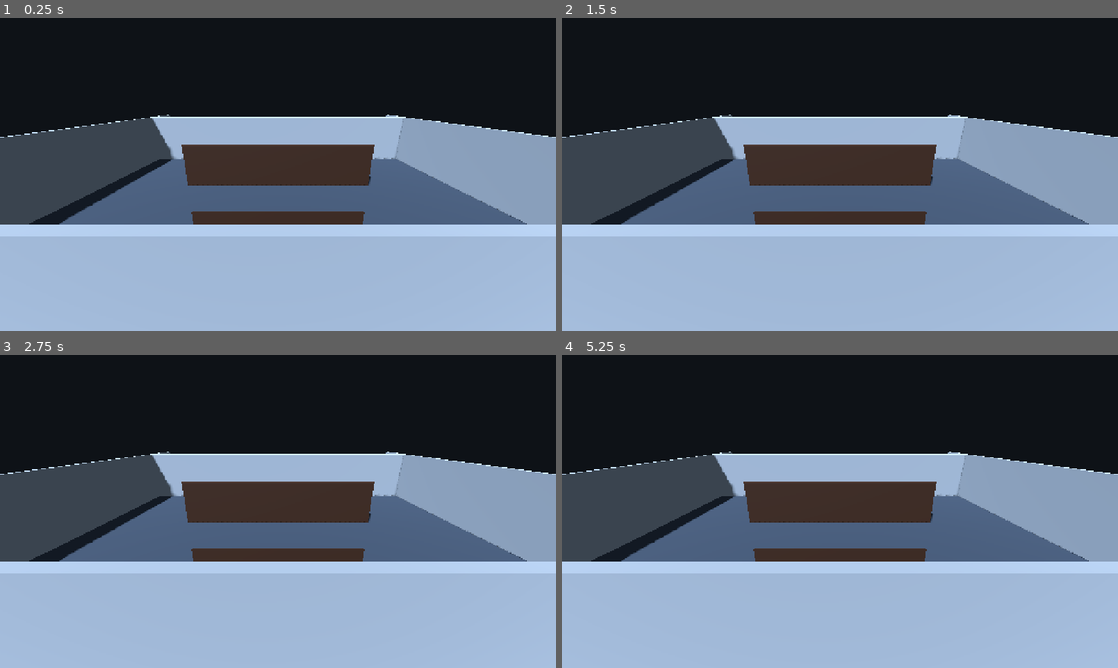
Above: before the commit, frames 1-4 (two rows, left to right).
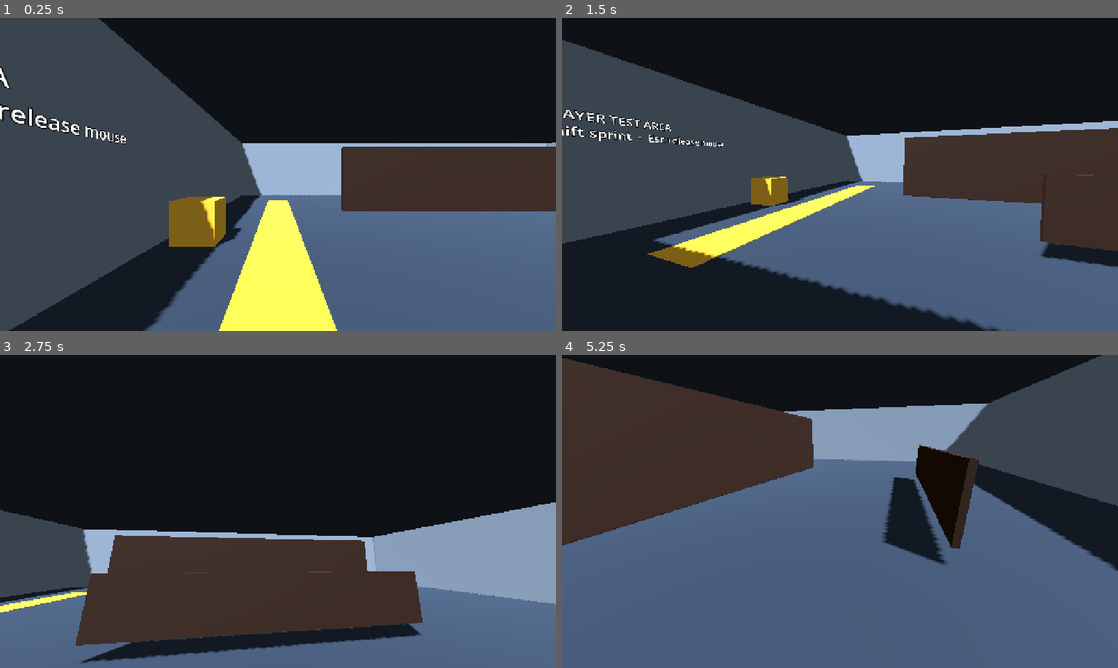
Above: after the commit, the same moments.

Repository: SE2026-T10/CampusEscape3D-2
Game: Godot game, scene res://scenes/level/library_graybox.tscn
The game is run twice, just before and just after one commit, with the same random seed, the same clock (stepped at 60 frames per second) and the same inputs.
Inputs (mouse positions are in pixels of both pictures, inside the frame that each line leads up to):
- Up to frame 1 (0.25 s): no input
- Up to frame 2 (1.5 s): tap Enter at 0.5 s; move the mouse to (962, 158) at 0.52 s; hold D (move_right, bound only after the commit) 0.53-1.28 s; hold Shift (sprint, bound only after the commit) 0.53-1.28 s; click (962, 158) at 0.67 s; move the mouse to (728, 190) at 1.27 s; hold S (move_backward, bound only after the commit) from 1.28 s (still down); tap Shift (sprint, bound only after the commit) at 1.35 s; click (728, 190) at 1.42 s
- Up to frame 3 (2.75 s): move the mouse to (333, 442) at 2.02 s; release S (move_backward, bound only after the commit) at 2.03 s; hold D (move_right, bound only after the commit) from 2.03 s (still down); hold Shift (sprint, bound only after the commit) from 2.03 s (still down); click (333, 442) at 2.17 s
- Up to frame 4 (5.25 s): move the mouse to (812, 574) at 2.77 s; release D (move_right, bound only after the commit) at 2.78 s; release Shift (sprint, bound only after the commit) at 2.78 s; hold W (move_forward, bound only after the commit) 2.78-3.53 s; tap Shift (sprint, bound only after the commit) at 2.85, 4.35 s; click (812, 574) at 2.92 s; move the mouse to (1006, 558) at 3.52 s; hold Shift (sprint, bound only after the commit) 3.53-4.28 s; hold A (move_left, bound only after the commit) 3.53-5.03 s; click (1006, 558) at 3.67 s; tap Escape (release_mouse, bound only after the commit) at 4.15 s; move the mouse to (673, 464) at 4.27 s; click (673, 464) at 4.42 s; move the mouse to (867, 511) at 5.02 s; hold S (move_backward, bound only after the commit) from 5.03 s (still down); hold Shift (sprint, bound only after the commit) from 5.03 s (still down); click (867, 511) at 5.17 s

The runs differ from the first frame. In frame 1, 67% of the frame differs, in the area x 0-100%, y 0-100%; in frame 2, 62%; in frame 3, 61%; in frame 4, 81%.

Commit message:
phase 2

Diff:
--- a/project.godot
+++ b/project.godot
@@ -24,6 +24,39 @@
 window/size/window_height_override=720
 window/stretch/mode="canvas_items"
 
+[input]
+
+move_forward={
+"deadzone": 0.2,
+"events": [Object(InputEventKey,"resource_local_to_scene":false,"resource_name":"","device":-1,"window_id":0,"alt_pressed":false,"shift_pressed":false,"ctrl_pressed":false,"meta_pressed":false,"pressed":false,"keycode":0,"physical_keycode":87,"key_label":0,"unicode":0,"location":0,"echo":false,"script":null)
+]
+}
+move_backward={
+"deadzone": 0.2,
+"events": [Object(InputEventKey,"resource_local_to_scene":false,"resource_name":"","device":-1,"window_id":0,"alt_pressed":false,"shift_pressed":false,"ctrl_pressed":false,"meta_pressed":false,"pressed":false,"keycode":0,"physical_keycode":83,"key_label":0,"unicode":0,"location":0,"echo":false,"script":null)
+]
+}
+move_left={
+"deadzone": 0.2,
+"events": [Object(InputEventKey,"resource_local_to_scene":false,"resource_name":"","device":-1,"window_id":0,"alt_pressed":false,"shift_pressed":false,"ctrl_pressed":false,"meta_pressed":false,"pressed":false,"keycode":0,"physical_keycode":65,"key_label":0,"unicode":0,"location":0,"echo":false,"script":null)
+]
+}
+move_right={
+"deadzone": 0.2,
+"events": [Object(InputEventKey,"resource_local_to_scene":false,"resource_name":"","device":-1,"window_id":0,"alt_pressed":false,"shift_pressed":false,"ctrl_pressed":false,"meta_pressed":false,"pressed":false,"keycode":0,"physical_keycode":68,"key_label":0,"unicode":0,"location":0,"echo":false,"script":null)
+]
+}
+sprint={
+"deadzone": 0.2,
+"events": [Object(InputEventKey,"resource_local_to_scene":false,"resource_name":"","device":-1,"window_id":0,"alt_pressed":false,"shift_pressed":false,"ctrl_pressed":false,"meta_pressed":false,"pressed":false,"keycode":0,"physical_keycode":4194325,"key_label":0,"unicode":0,"location":0,"echo":false,"script":null)
+]
+}
+release_mouse={
+"deadzone": 0.2,
+"events": [Object(InputEventKey,"resource_local_to_scene":false,"resource_name":"","device":-1,"window_id":0,"alt_pressed":false,"shift_pressed":false,"ctrl_pressed":false,"meta_pressed":false,"pressed":false,"keycode":0,"physical_keycode":4194305,"key_label":0,"unicode":0,"location":0,"echo":false,"script":null)
+]
+}
+
 [rendering]
 
 renderer/rendering_method="gl_compatibility"
--- a/scenes/level/library_graybox.tscn
+++ b/scenes/level/library_graybox.tscn
@@ -1,4 +1,6 @@
-[gd_scene load_steps=7 format=3]
+[gd_scene load_steps=18 format=3]
+
+[ext_resource type="PackedScene" path="res://scenes/player/player.tscn" id="1_player"]
 
 [sub_resource type="Environment" id="Environment_library"]
 background_mode = 1
@@ -20,6 +22,10 @@
 albedo_color = Color(0.19, 0.12, 0.075, 1)
 roughness = 0.82
 
+[sub_resource type="StandardMaterial3D" id="Material_test_marker"]
+albedo_color = Color(0.85, 0.62, 0.18, 1)
+roughness = 1.0
+
 [sub_resource type="BoxMesh" id="Box_floor"]
 material = SubResource("Material_floor")
 size = Vector3(24, 0.2, 18)
@@ -27,6 +33,37 @@
 [sub_resource type="BoxMesh" id="Box_wall"]
 material = SubResource("Material_wall")
 size = Vector3(24, 4, 0.25)
+
+[sub_resource type="BoxMesh" id="Box_shelf"]
+material = SubResource("Material_shelf")
+size = Vector3(4.32, 2.8, 0.195)
+
+[sub_resource type="BoxMesh" id="Box_table"]
+material = SubResource("Material_shelf")
+size = Vector3(6.72, 1.12, 0.1)
+
+[sub_resource type="BoxMesh" id="Box_sprint_lane"]
+material = SubResource("Material_test_marker")
+size = Vector3(1.2, 0.01, 12)
+
+[sub_resource type="BoxMesh" id="Box_crate"]
+material = SubResource("Material_test_marker")
+size = Vector3(1, 1, 1)
+
+[sub_resource type="BoxShape3D" id="Shape_floor"]
+size = Vector3(24, 0.2, 18)
+
+[sub_resource type="BoxShape3D" id="Shape_wall"]
+size = Vector3(24, 4, 0.25)
+
+[sub_resource type="BoxShape3D" id="Shape_shelf"]
+size = Vector3(4.32, 2.8, 0.195)
+
+[sub_resource type="BoxShape3D" id="Shape_table"]
+size = Vector3(6.72, 1.12, 0.1)
+
+[sub_resource type="BoxShape3D" id="Shape_crate"]
+size = Vector3(1, 1, 1)
 
 [node name="LibraryGraybox" type="Node3D"]
 
@@ -43,48 +80,110 @@
 mesh = SubResource("Box_floor")
 position = Vector3(0, -0.1, 0)
 
+[node name="StaticBody3D" type="StaticBody3D" parent="Floor"]
+
+[node name="CollisionShape3D" type="CollisionShape3D" parent="Floor/StaticBody3D"]
+shape = SubResource("Shape_floor")
+
 [node name="BackWall" type="MeshInstance3D" parent="."]
 mesh = SubResource("Box_wall")
 position = Vector3(0, 2, -8.875)
 
+[node name="StaticBody3D" type="StaticBody3D" parent="BackWall"]
+
+[node name="CollisionShape3D" type="CollisionShape3D" parent="BackWall/StaticBody3D"]
+shape = SubResource("Shape_wall")
+
 [node name="FrontWall" type="MeshInstance3D" parent="."]
 mesh = SubResource("Box_wall")
 position = Vector3(0, 2, 8.875)
+
+[node name="StaticBody3D" type="StaticBody3D" parent="FrontWall"]
+
+[node name="CollisionShape3D" type="CollisionShape3D" parent="FrontWall/StaticBody3D"]
+shape = SubResource("Shape_wall")
 
 [node name="LeftWall" type="MeshInstance3D" parent="."]
 mesh = SubResource("Box_wall")
 position = Vector3(-11.875, 2, 0)
 rotation_degrees = Vector3(0, 90, 0)
 
+[node name="StaticBody3D" type="StaticBody3D" parent="LeftWall"]
+
+[node name="CollisionShape3D" type="CollisionShape3D" parent="LeftWall/StaticBody3D"]
+shape = SubResource("Shape_wall")
+
 [node name="RightWall" type="MeshInstance3D" parent="."]
 mesh = SubResource("Box_wall")
 position = Vector3(11.875, 2, 0)
 rotation_degrees = Vector3(0, 90, 0)
 
+[node name="StaticBody3D" type="StaticBody3D" parent="RightWall"]
+
+[node name="CollisionShape3D" type="CollisionShape3D" parent="RightWall/StaticBody3D"]
+shape = SubResource("Shape_wall")
+
 [node name="ShelfRowA" type="MeshInstance3D" parent="."]
-mesh = SubResource("Box_wall")
-material_override = SubResource("Material_shelf")
+mesh = SubResource("Box_shelf")
 position = Vector3(-4, 1.4, -2)
-scale = Vector3(0.18, 0.7, 0.78)
+
+[node name="StaticBody3D" type="StaticBody3D" parent="ShelfRowA"]
+
+[node name="CollisionShape3D" type="CollisionShape3D" parent="ShelfRowA/StaticBody3D"]
+shape = SubResource("Shape_shelf")
 
 [node name="ShelfRowB" type="MeshInstance3D" parent="."]
-mesh = SubResource("Box_wall")
-material_override = SubResource("Material_shelf")
+mesh = SubResource("Box_shelf")
 position = Vector3(0, 1.4, -2)
-scale = Vector3(0.18, 0.7, 0.78)
+
+[node name="StaticBody3D" type="StaticBody3D" parent="ShelfRowB"]
+
+[node name="CollisionShape3D" type="CollisionShape3D" parent="ShelfRowB/StaticBody3D"]
+shape = SubResource("Shape_shelf")
 
 [node name="ShelfRowC" type="MeshInstance3D" parent="."]
-mesh = SubResource("Box_wall")
-material_override = SubResource("Material_shelf")
+mesh = SubResource("Box_shelf")
 position = Vector3(4, 1.4, -2)
-scale = Vector3(0.18, 0.7, 0.78)
+
+[node name="StaticBody3D" type="StaticBody3D" parent="ShelfRowC"]
+
+[node name="CollisionShape3D" type="CollisionShape3D" parent="ShelfRowC/StaticBody3D"]
+shape = SubResource("Shape_shelf")
 
 [node name="ReadingTable" type="MeshInstance3D" parent="."]
-mesh = SubResource("Box_wall")
-material_override = SubResource("Material_shelf")
+mesh = SubResource("Box_table")
 position = Vector3(0, 0.85, 4)
-scale = Vector3(0.28, 0.28, 0.4)
+
+[node name="StaticBody3D" type="StaticBody3D" parent="ReadingTable"]
+
+[node name="CollisionShape3D" type="CollisionShape3D" parent="ReadingTable/StaticBody3D"]
+shape = SubResource("Shape_table")
+
+[node name="PlayerTestArea" type="Node3D" parent="."]
+
+[node name="SprintLane" type="MeshInstance3D" parent="PlayerTestArea"]
+mesh = SubResource("Box_sprint_lane")
+position = Vector3(-9, 0.005, 0.5)
+
+[node name="TestCrate" type="StaticBody3D" parent="PlayerTestArea"]
+position = Vector3(-10.9, 0.5, 2)
+
+[node name="MeshInstance3D" type="MeshInstance3D" parent="PlayerTestArea/TestCrate"]
+mesh = SubResource("Box_crate")
+
+[node name="CollisionShape3D" type="CollisionShape3D" parent="PlayerTestArea/TestCrate"]
+shape = SubResource("Shape_crate")
+
+[node name="Sign" type="Label3D" parent="PlayerTestArea"]
+position = Vector3(-11.72, 2.4, 6)
+rotation_degrees = Vector3(0, 90, 0)
+text = "PLAYER TEST AREA
+WASD walk  ·  Shift sprint  ·  Esc release mouse"
+font_size = 48
+outline_size = 8
+
+[node name="Player" parent="." instance=ExtResource("1_player")]
+position = Vector3(-9, 0.05, 7)
 
 [node name="PreviewCamera" type="Camera3D" parent="."]
 transform = Transform3D(1, 0, 0, 0, 0.94, 0.342, 0, -0.342, 0.94, 0, 5.5, 11)
-current = true
--- /dev/null
+++ b/scenes/player/player.tscn
@@ -0,0 +1,22 @@
+[gd_scene load_steps=3 format=3]
+
+[ext_resource type="Script" path="res://scripts/player/player.gd" id="1_player"]
+
+[sub_resource type="CapsuleShape3D" id="Capsule_player"]
+radius = 0.35
+height = 1.8
+
+[node name="Player" type="CharacterBody3D"]
+script = ExtResource("1_player")
+
+[node name="CollisionShape3D" type="CollisionShape3D" parent="."]
+position = Vector3(0, 0.9, 0)
+shape = SubResource("Capsule_player")
+
+[node name="Head" type="Node3D" parent="."]
+position = Vector3(0, 1.6, 0)
+
+[node name="Camera3D" type="Camera3D" parent="Head"]
+current = true
+fov = 75.0
+near = 0.05
--- /dev/null
+++ b/scripts/player/player.gd
@@ -0,0 +1,111 @@
+class_name FirstPersonPlayer
+extends CharacterBody3D
+
+## Grounded first-person controller: walk, sprint, mouse look and gravity.
+##
+## There is deliberately no jump. The library has no vertical routes, and
+## jumping onto shelves or tables would let the player skip stealth sections
+## or climb out of the level.
+
+@export_group("Movement")
+## Walking speed in metres per second.
+@export var walk_speed := 3.5
+## Sprinting speed in metres per second. Sprinting will be noisy once hearing exists.
+@export var sprint_speed := 5.5
+## How quickly the player reaches the target speed (m/s²).
+@export var acceleration := 20.0
+## How quickly the player stops after input is released (m/s²).
+@export var deceleration := 25.0
+
+@export_group("Look")
+## Radians of rotation per pixel of mouse movement.
+@export var mouse_sensitivity := 0.0025
+## Highest angle the camera can look up or down.
+@export_range(10.0, 89.0) var max_pitch_degrees := 85.0
+
+@export_group("Safety")
+## If the player ever drops below this height they are returned to their spawn point.
+@export var fall_limit_y := -10.0
+
+var gravity: float = ProjectSettings.get_setting("physics/3d/default_gravity")
+
+var _spawn_transform: Transform3D
+
+@onready var head: Node3D = $Head
+@onready var camera: Camera3D = $Head/Camera3D
+
+
+func _ready() -> void:
+	_spawn_transform = global_transform
+	capture_mouse()
+
+
+func _unhandled_input(event: InputEvent) -> void:
+	if event.is_action_pressed("release_mouse"):
+		release_mouse()
+		get_viewport().set_input_as_handled()
+	elif event is InputEventMouseButton and event.pressed and not is_mouse_captured():
+		# Clicking the game window takes control again after Escape.
+		capture_mouse()
+		get_viewport().set_input_as_handled()
+	elif event is InputEventMouseMotion and is_mouse_captured():
+		apply_look(event.screen_relative * mouse_sensitivity)
+
+
+func _physics_process(delta: float) -> void:
+	if global_position.y < fall_limit_y:
+		respawn()
+		return
+
+	if not is_on_floor():
+		velocity.y -= gravity * delta
+
+	var input_dir := Input.get_vector("move_left", "move_right", "move_forward", "move_backward")
+	var target := get_target_velocity(input_dir, Input.is_action_pressed("sprint"))
+	var horizontal := calculate_horizontal_velocity(Vector3(velocity.x, 0.0, velocity.z), target, delta)
+	velocity.x = horizontal.x
+	velocity.z = horizontal.z
+	move_and_slide()
+
+
+## Converts 2D input (x = right, y = back) into a horizontal world velocity
+## relative to where the player is facing.
+func get_target_velocity(input_dir: Vector2, sprinting: bool) -> Vector3:
+	var direction := global_basis * Vector3(input_dir.x, 0.0, input_dir.y)
+	direction.y = 0.0
+	# limit_length keeps analog input proportional but stops diagonals being faster.
+	direction = direction.limit_length(1.0)
+	var speed := sprint_speed if sprinting else walk_speed
+	return direction * speed
+
+
+## Moves the current horizontal velocity toward the target at a fixed rate,
+## using the slower deceleration rate when there is no input.
+func calculate_horizontal_velocity(current: Vector3, target: Vector3, delta: float) -> Vector3:
+	var rate := acceleration if target.length_squared() > 0.0 else deceleration
+	return current.move_toward(target, rate * delta)
+
+
+## Turns the body left/right and tilts the head up/down. Values are in radians.
+func apply_look(look_delta: Vector2) -> void:
+	rotate_y(-look_delta.x)
+	var limit := deg_to_rad(max_pitch_degrees)
+	head.rotation.x = clampf(head.rotation.x - look_delta.y, -limit, limit)
+
+
+func respawn() -> void:
+	global_transform = _spawn_transform
+	velocity = Vector3.ZERO
+	head.rotation = Vector3.ZERO
+
+
+func capture_mouse() -> void:
+	Input.mouse_mode = Input.MOUSE_MODE_CAPTURED
+
+
+func release_mouse() -> void:
+	Input.mouse_mode = Input.MOUSE_MODE_VISIBLE
+
+
+func is_mouse_captured() -> bool:
+	return Input.mouse_mode == Input.MOUSE_MODE_CAPTURED
--- /dev/null
+++ b/tests/player_tests.gd
@@ -0,0 +1,190 @@
+extends RefCounted
+
+## Phase 2 first-person player tests. Called from tests/test_scene.gd.
+## Logic checks call the player's functions directly; movement checks load
+## the real library level, hold InputMap actions and step real physics frames.
+
+const LIBRARY_SCENE := "res://scenes/level/library_graybox.tscn"
+const PLAYER_SCENE := "res://scenes/player/player.tscn"
+const SPEED_TOLERANCE := 0.1
+# Inner faces of the library walls (wall centre ± half thickness).
+const ROOM_HALF_X := 11.75
+const ROOM_HALF_Z := 8.75
+const PLAYER_RADIUS := 0.35
+
+var failures: Array[String] = []
+var _host: Node
+
+
+func run(host: Node) -> Array[String]:
+	_host = host
+	_check_input_map()
+	_check_player_scene()
+	_check_movement_math()
+	await _check_movement_in_level()
+	_release_all_actions()
+	return failures
+
+
+func _expect(condition: bool, message: String) -> void:
+	if not condition:
+		failures.append("[player] " + message)
+
+
+func _check_input_map() -> void:
+	var expected := {
+		"move_forward": KEY_W, "move_backward": KEY_S,
+		"move_left": KEY_A, "move_right": KEY_D,
+		"sprint": KEY_SHIFT, "release_mouse": KEY_ESCAPE,
+	}
+	for action in expected:
+		_expect(InputMap.has_action(action), "InputMap is missing '%s'." % action)
+		if not InputMap.has_action(action):
+			continue
+		var bound := false
+		for event in InputMap.action_get_events(action):
+			if event is InputEventKey and event.physical_keycode == expected[action]:
+				bound = true
+		_expect(bound, "'%s' is not bound to %s." % [action, OS.get_keycode_string(expected[action])])
+	_expect(not InputMap.has_action("jump"), "A jump action exists, but jumping is out of scope for this level.")
+
+
+func _check_player_scene() -> void:
+	var player := (load(PLAYER_SCENE) as PackedScene).instantiate()
+	_expect(player is CharacterBody3D, "Player root must be a CharacterBody3D.")
+	_expect(player.get_node_or_null("CollisionShape3D") is CollisionShape3D, "Player needs a collision shape.")
+	var camera := player.get_node_or_null("Head/Camera3D") as Camera3D
+	_expect(camera != null and camera.current, "Player needs a current first-person camera at Head/Camera3D.")
+	_expect(player.sprint_speed > player.walk_speed, "Sprint speed must be higher than walk speed.")
+	player.free()
+
+
+func _check_movement_math() -> void:
+	var player: FirstPersonPlayer = (load(PLAYER_SCENE) as PackedScene).instantiate()
+	player.walk_speed = 3.5
+	player.acceleration = 20.0
+	player.deceleration = 25.0
+	# Inside the tree so global_basis and the @onready Head reference are valid.
+	_host.add_child(player)
+
+	var accelerated := player.calculate_horizontal_velocity(Vector3.ZERO, Vector3(3.5, 0, 0), 0.1)
+	_expect(is_equal_approx(accelerated.x, 2.0), "Acceleration step should be 20 m/s² × 0.1 s = 2.0, got %.3f." % accelerated.x)
+	var capped := player.calculate_horizontal_velocity(Vector3(3.0, 0, 0), Vector3(3.5, 0, 0), 0.1)
+	_expect(is_equal_approx(capped.x, 3.5), "Acceleration must not overshoot the target speed.")
+	var decelerated := player.calculate_horizontal_velocity(Vector3(3.5, 0, 0), Vector3.ZERO, 0.1)
+	_expect(is_equal_approx(decelerated.x, 1.0), "Deceleration step should leave 1.0 m/s, got %.3f." % decelerated.x)
+
+	# The player has no rotation yet, so forward is -Z.
+	var forward := player.get_target_velocity(Vector2(0, -1), false)
+	_expect(forward.is_equal_approx(Vector3(0, 0, -3.5)), "W should move toward -Z at walk speed, got %s." % forward)
+	var sprint := player.get_target_velocity(Vector2(0, -1), true)
+	_expect(is_equal_approx(sprint.length(), player.sprint_speed), "Sprinting should use sprint speed.")
+	var diagonal := player.get_target_velocity(Vector2(1, -1), false)
+	_expect(diagonal.length() <= player.walk_speed + 0.001, "Diagonal movement must not be faster than walking.")
+
+	# Mouse look.
+	player.apply_look(Vector2(0, -10.0))
+	_expect(is_equal_approx(player.head.rotation.x, deg_to_rad(player.max_pitch_degrees)),
+		"Looking up must clamp at max_pitch_degrees.")
+	player.apply_look(Vector2(0, 20.0))
+	_expect(is_equal_approx(player.head.rotation.x, -deg_to_rad(player.max_pitch_degrees)),
+		"Looking down must clamp at -max_pitch_degrees.")
+	var yaw_before := player.rotation.y
+	player.apply_look(Vector2(0.5, 0))
+	_expect(is_equal_approx(player.rotation.y, yaw_before - 0.5), "Horizontal mouse movement must turn the body.")
+	_host.remove_child(player)
+	player.free()
+
+
+func _check_movement_in_level() -> void:
+	var level: Node3D = (load(LIBRARY_SCENE) as PackedScene).instantiate()
+	_host.add_child(level)
+	var player := level.get_node_or_null("Player") as FirstPersonPlayer
+	_expect(player != null, "The library must contain the Player.")
+	if player == null:
+		level.queue_free()
+		return
+	_expect(level.get_node_or_null("PlayerTestArea") != null, "The library must contain the PlayerTestArea.")
+	_expect(player.camera.is_current(), "The player camera must be the active camera in the level.")
+	var spawn := player.global_position
+
+	# Gravity and floor collision.
+	await _physics_frames(30)
+	_expect(player.is_on_floor(), "Player should land on the floor after spawning.")
+	_expect(absf(player.global_position.y) < 0.05, "Player should rest on the floor (y≈0), got y=%.3f." % player.global_position.y)
+
+	# Walking forward along the sprint lane (spawn faces -Z).
+	Input.action_press("move_forward")
+	await _physics_frames(45)
+	var walk_speed := _horizontal_speed(player)
+	_expect(absf(walk_speed - player.walk_speed) < SPEED_TOLERANCE,
+		"Walking speed should be %.2f m/s, got %.2f." % [player.walk_speed, walk_speed])
+	_expect(player.global_position.z < spawn.z - 2.0, "Holding W should move the player forward (-Z).")
+
+	# Sprinting.
+	Input.action_press("sprint")
+	await _physics_frames(30)
+	var sprint_speed := _horizontal_speed(player)
+	_expect(absf(sprint_speed - player.sprint_speed) < SPEED_TOLERANCE,
+		"Sprint speed should be %.2f m/s, got %.2f." % [player.sprint_speed, sprint_speed])
+
+	# Deceleration after releasing input.
+	_release_all_actions()
+	await _physics_frames(20)
+	_expect(_horizontal_speed(player) < 0.05, "Player should stop within 20 frames of releasing input.")
+
+	# Collision with the test crate: face -X from the lane and walk into it.
+	var crate := level.get_node("PlayerTestArea/TestCrate") as Node3D
+	_teleport(player, Vector3(-9, 0.05, crate.global_position.z), PI / 2.0)
+	Input.action_press("move_forward")
+	await _physics_frames(60)
+	_release_all_actions()
+	var crate_stop_x := player.global_position.x
+	var crate_face_x := crate.global_position.x + 0.5 + PLAYER_RADIUS
+	_expect(player.global_position.x > crate_face_x - 0.05,
+		"Player passed into the test crate (x=%.3f, crate face at %.3f)." % [player.global_position.x, crate_face_x])
+	_expect(player.global_position.x < crate_face_x + 0.1, "Player should reach the crate while walking toward it.")
+
+	# Playable area: sprint into the left wall, then into the back-left corner.
+	_teleport(player, Vector3(-9, 0.05, -6), PI / 2.0)
+	Input.action_press("move_forward")
+	Input.action_press("sprint")
+	await _physics_frames(90)
+	_expect(player.global_position.x > -ROOM_HALF_X + PLAYER_RADIUS - 0.05,
+		"Player went through the left wall (x=%.3f)." % player.global_position.x)
+	Input.action_press("move_right")  # Facing -X, right is -Z: push into the back-left corner.
+	await _physics_frames(90)
+	_release_all_actions()
+	_expect(player.global_position.z > -ROOM_HALF_Z + PLAYER_RADIUS - 0.05,
+		"Player went through the back wall (z=%.3f)." % player.global_position.z)
+	_expect(player.global_position.y > -0.1, "Player should stay on the floor while pushing into walls.")
+	print("  [player] measured: walk %.2f m/s, sprint %.2f m/s, stopped at crate x=%.3f, corner (%.3f, %.3f)" % [
+		walk_speed, sprint_speed, crate_stop_x, player.global_position.x, player.global_position.z])
+
+	# Fall safety: dropping below the level returns the player to the spawn point.
+	_teleport(player, Vector3(-9, -20, 0), 0.0)
+	await _physics_frames(2)
+	_expect(player.global_position.distance_to(spawn) < 0.1, "Falling out of the level should respawn the player.")
+
+	level.queue_free()
+	await _physics_frames(1)
+
+
+func _teleport(player: FirstPersonPlayer, position: Vector3, yaw: float) -> void:
+	player.global_position = position
+	player.rotation = Vector3(0, yaw, 0)
+	player.velocity = Vector3.ZERO
+
+
+func _horizontal_speed(player: CharacterBody3D) -> float:
+	return Vector2(player.velocity.x, player.velocity.z).length()
+
+
+func _physics_frames(count: int) -> void:
+	for i in count:
+		await _host.get_tree().physics_frame
+
+
+func _release_all_actions() -> void:
+	for action in ["move_forward", "move_backward", "move_left", "move_right", "sprint"]:
+		Input.action_release(action)
--- a/tests/test_scene.gd
+++ b/tests/test_scene.gd
@@ -1,6 +1,7 @@
 extends Node
 
-## Phase 1 smoke test. Run this scene directly in Godot (F6), or headless:
+## Project test runner: Phase 1 setup checks plus the Phase 2 player tests
+## in tests/player_tests.gd. Run this scene directly in Godot (F6), or headless:
 ##   godot --headless --path . res://tests/test_scene.tscn
 ## Exits with code 0 when every check passes and 1 otherwise, so it can be
 ## used by an automated build. Checks use explicit failures instead of
@@ -9,6 +10,7 @@
 
 const EXPECTED_VERSION := "4.7.2"
 const EXPECTED_HASH_PREFIX := "ed1daf0bf"
+const PlayerTests := preload("res://tests/player_tests.gd")
 const LIBRARY_SCENE := "res://scenes/level/library_graybox.tscn"
 const REQUIRED_DIRS := [
 	"res://scenes/player", "res://scenes/npc", "res://scenes/level",
@@ -29,14 +31,15 @@
 	_check_windows_export_preset()
 	_check_folder_structure()
 	_check_library_graybox()
+	_failures.append_array(await PlayerTests.new().run(self))
 
 	if _failures.is_empty():
-		print("Phase 1 smoke test passed.")
+		print("All tests passed (Phase 1 setup, Phase 2 player).")
 		get_tree().quit(0)
 	else:
 		for failure in _failures:
 			push_error("FAIL: " + failure)
-		print("Phase 1 smoke test FAILED (%d issue(s))." % _failures.size())
+		print("Tests FAILED (%d issue(s))." % _failures.size())
 		get_tree().quit(1)
 
 
@@ -86,6 +89,7 @@
 	for node_name in ["Floor", "BackWall", "FrontWall", "LeftWall", "RightWall",
 			"ShelfRowA", "ShelfRowB", "ShelfRowC", "ReadingTable", "KeyLight"]:
 		_expect(library.get_node_or_null(node_name) != null, "The graybox must include %s." % node_name)
+	# The overview camera is kept for inspecting the level; the player camera is the active one.
 	var camera := library.get_node_or_null("PreviewCamera") as Camera3D
-	_expect(camera != null and camera.current, "The graybox must have a current preview camera.")
+	_expect(camera != null and not camera.current, "The graybox must keep a non-current PreviewCamera.")
 	library.free()
Not shown, added: docs/.gdignore
Binary file added: docs/evidence/phase-2/level_overview.png
Binary file added: docs/evidence/phase-2/player_spawn_view.png
Not shown, added: scripts/player/player.gd.uid
Not shown, added: tests/player_tests.gd.uid
Not shown, added: docs/phase-2-first-person-player.md
